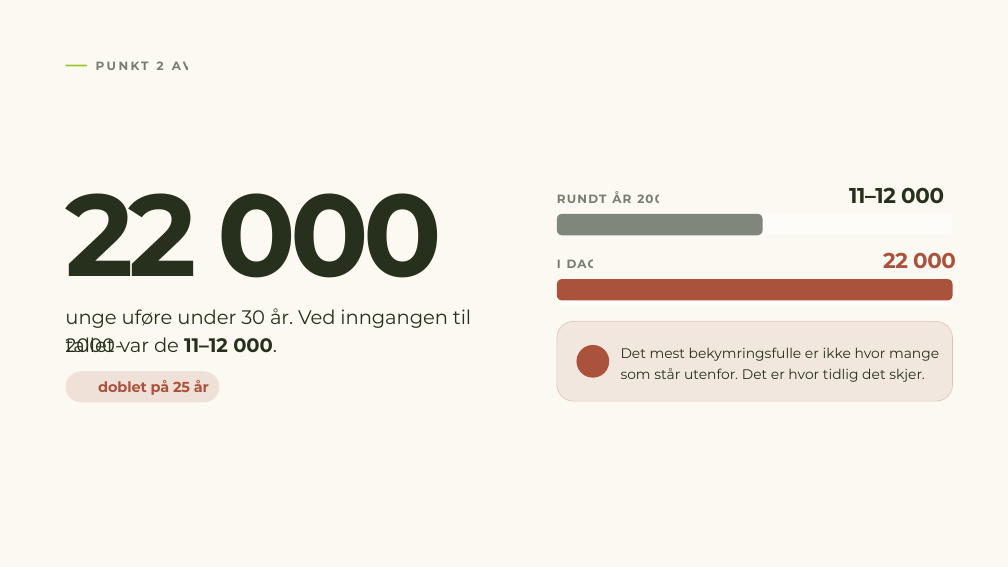
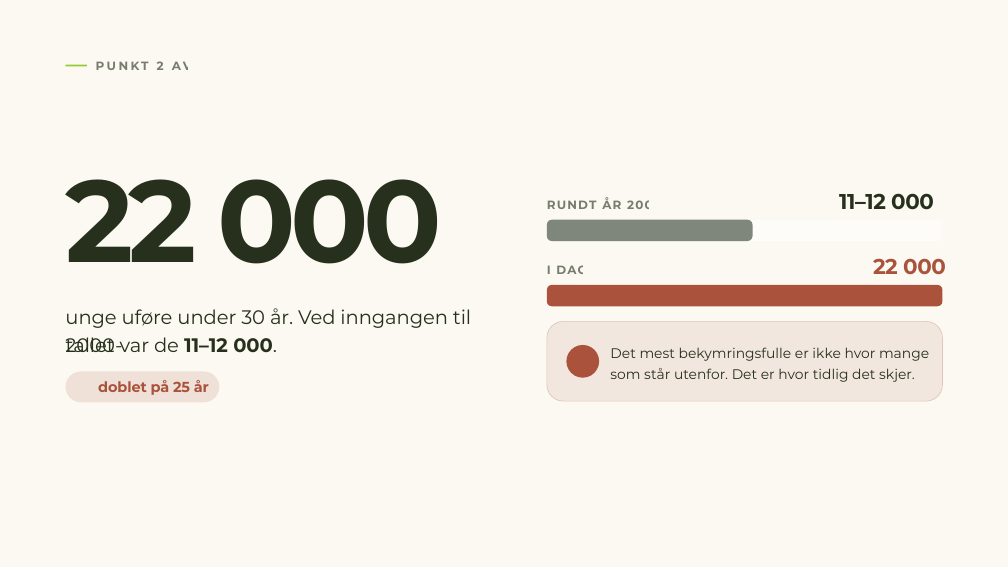
Before and after one commit to MarcusEvensen-Org/iarbeid-riketstilstand, a slide deck: slide 6 of Rikets tilstand 2026.pptx. Drawn at 1008x567 pixels with LibreOffice and Linux fonts; fonts in the diff are those of the drawing; background and template pictures are left out. Boxes give left, top, right and bottom in pixels: in the first picture for what was removed or moved away, otherwise in the second. Text is boxed around its words. In the diff, an @@ line names an element or a change of style, - is before the commit and + after.

```diff
--- a/Rikets tilstand 2026.pptx
+++ b/Rikets tilstand 2026.pptx
@@ text "22 000": place and size @@
-text "22 000" at (66, 193, 443, 278)
+text "22 000" at (66, 179, 443, 264)
@@ 4 texts, 3 rounded rectangles: place and size @@
-4 texts, 3 rounded rectangles at (557, 187, 956, 300)
+4 texts, 3 rounded rectangles at (547, 193, 946, 306)
@@ rounded rectangle removed at (557, 285, 953, 306) @@
@@ 2 texts, 1 ellipse, 1 rounded rectangle: place and size @@
-2 texts, 1 ellipse, 1 rounded rectangle at (557, 321, 953, 401)
+2 texts, 1 ellipse, 1 rounded rectangle at (547, 321, 942, 401)
```
Also in this commit, not shown: 15 other slides changed, 2 other files.
